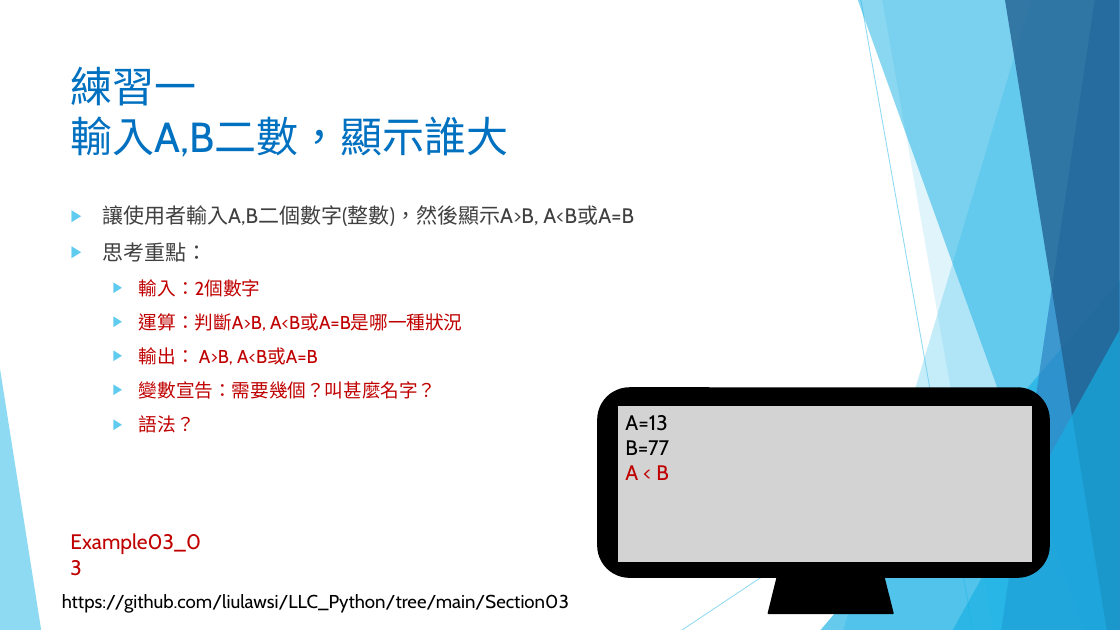
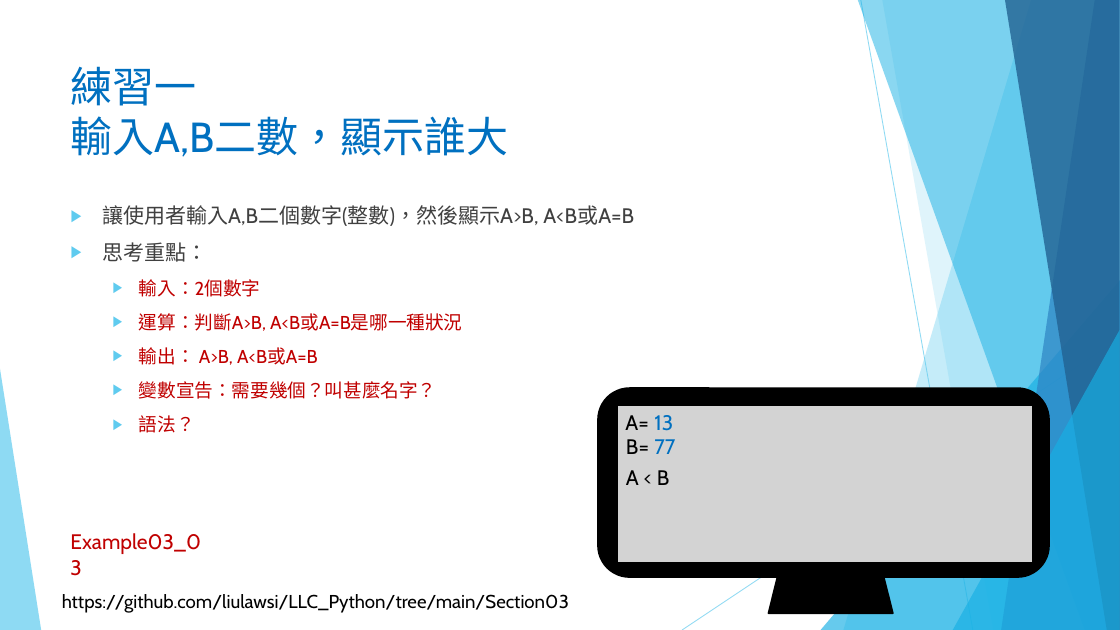
Before and after one commit to liulawsi/My_PPTs, a slide deck: slide 8 of LCC/Python/03_流程控制(分支).pptx. Drawn at 1120x630 pixels with LibreOffice and Linux fonts; fonts in the diff are those of the drawing; background and template pictures are left out. Boxes give left, top, right and bottom in pixels: in the first picture for what was removed or moved away, otherwise in the second. Text is boxed around its words. In the diff, an @@ line names an element or a change of style, - is before the commit and + after.

```diff
--- a/LCC/Python/03_流程控制(分支).pptx
+++ b/LCC/Python/03_流程控制(分支).pptx
@@ text in rectangle at [625,415,669,480]: text removed @@
-A=13
-B=77
-A < B
@@ text added at [654,415,673,431], 18 pt, text #0070C0 @@
+13
@@ text added at [626,439,649,454], 18 pt, text #000000 @@
+B=
@@ text added at [654,439,675,454], 18 pt, text #0070C0 @@
+77
@@ text added at [626,470,670,485], 18 pt, text #000000 @@
+A < B
```
Also in this commit, not shown: 2 other slides changed, 1 slide added, 6 other files.
